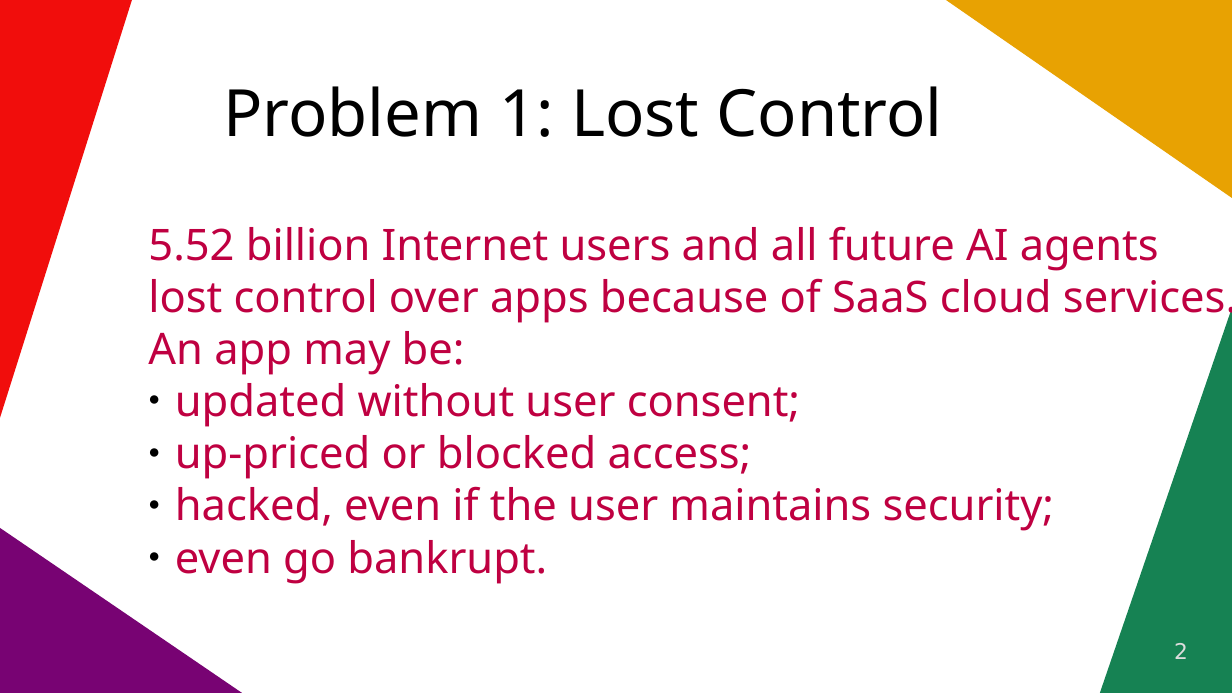
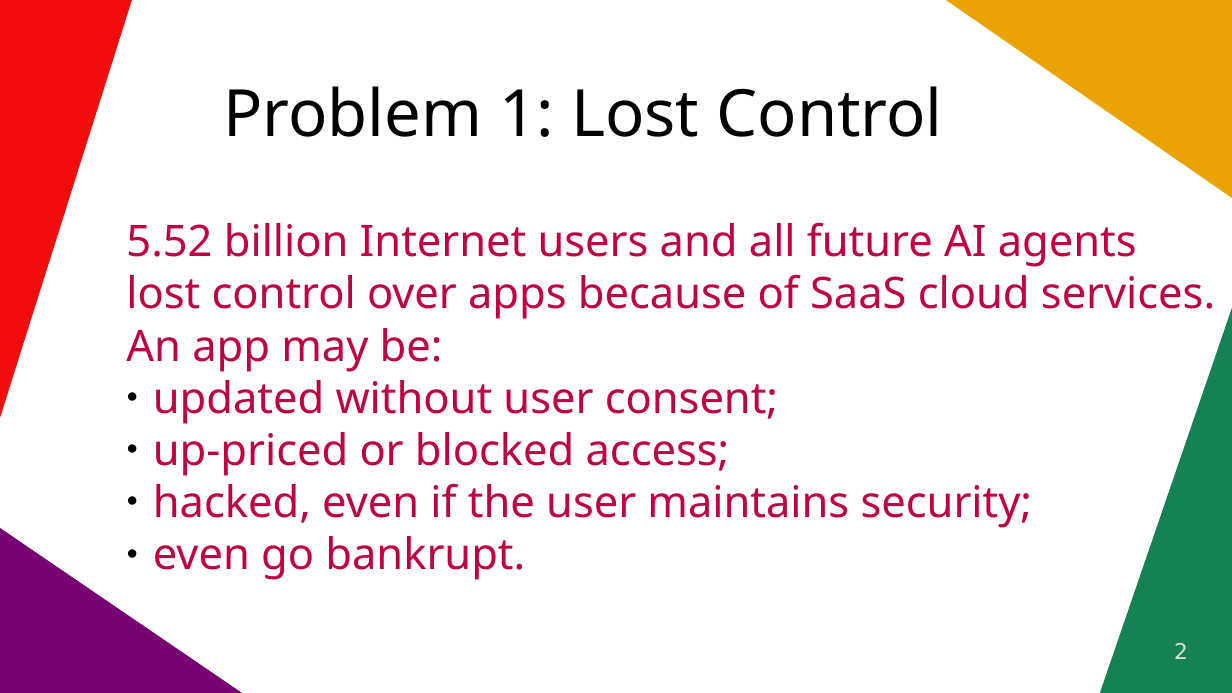
Before and after one commit to vporton/icp-package-manager, a slide deck: slide 2 of docs/long-pitchdeck.odp. Drawn at 1232x693 pixels with LibreOffice and Linux fonts; fonts in the diff are those of the drawing. Boxes give left, top, right and bottom in pixels: in the first picture for what was removed or moved away, otherwise in the second. Text is boxed around its words. In the diff, an @@ line names an element or a change of style, - is before the commit and + after.

Commit message:
update long pitchdeck

```diff
--- a/docs/long-pitchdeck.odp
+++ b/docs/long-pitchdeck.odp
@@ text "5.52 billion Internet users and ..." rewrapped from bbox=[148, 226, 1159, 584] to bbox=[126, 222, 1033, 580] @@
```
